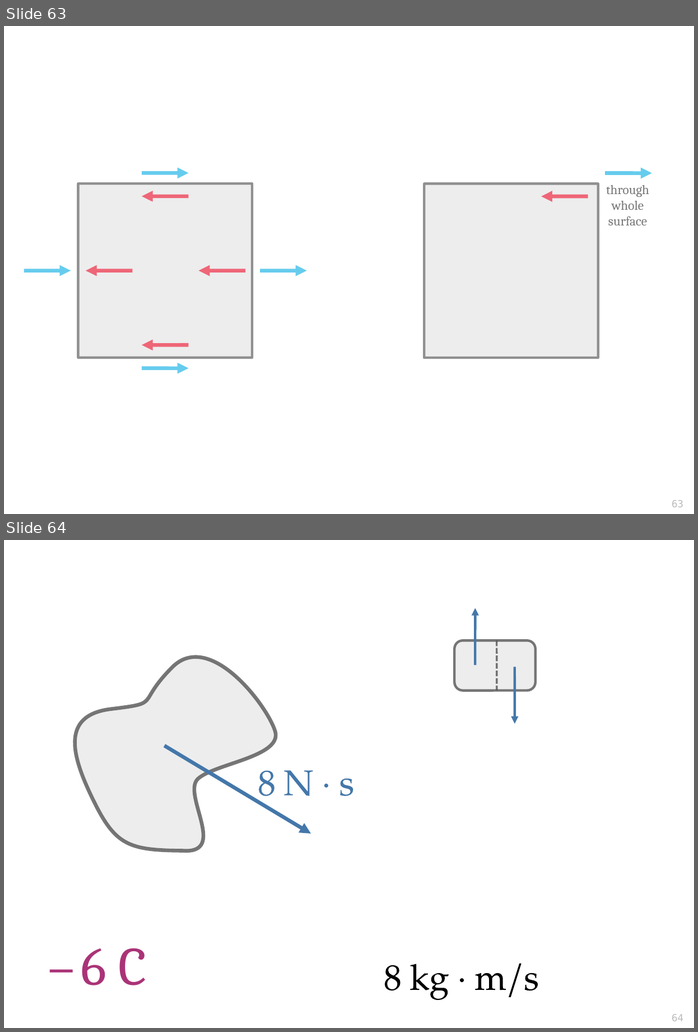
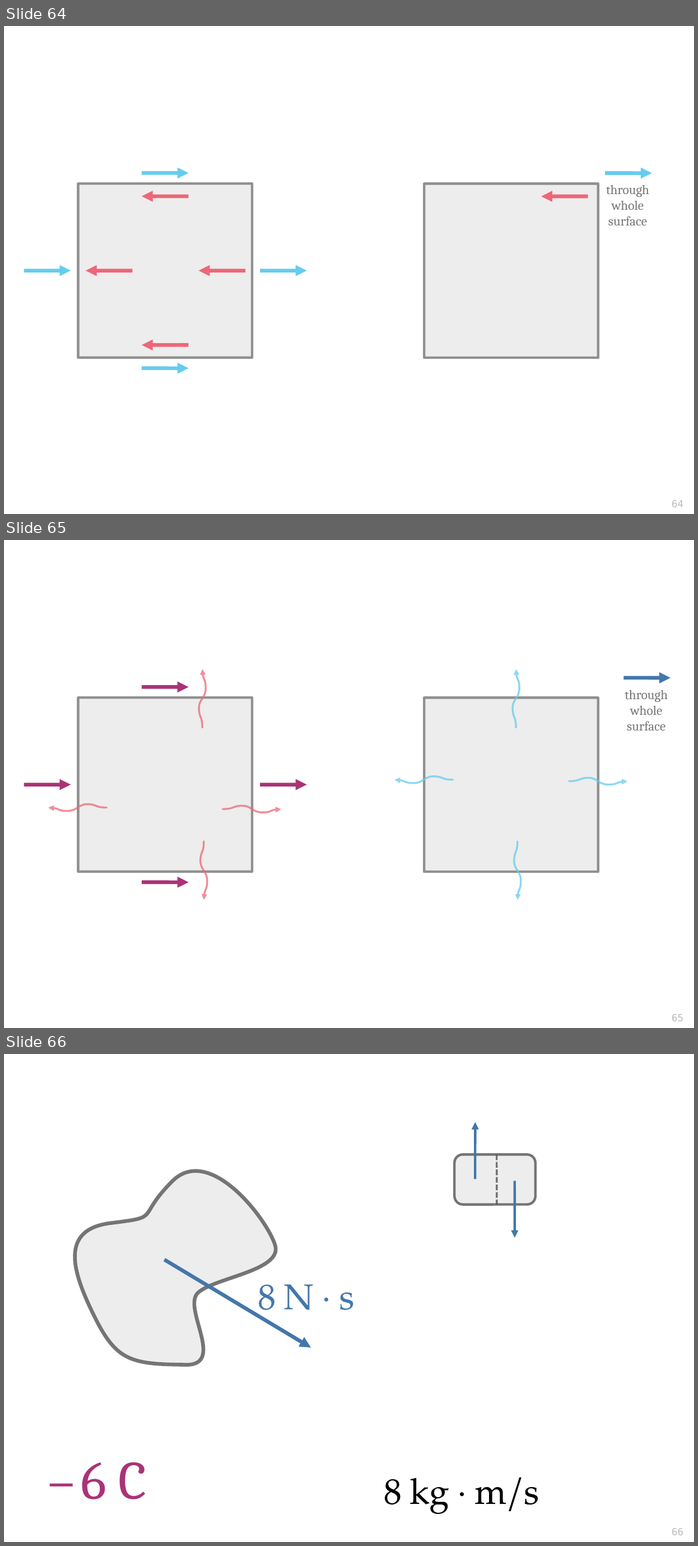
Before and after one commit to pglpm/7wonders, a slide deck: images/drawings.odp. Shown one above the other, each under a label of ours: slides 63 and 64 before the commit, slides 64, 65 and 66 after it. The pictures are 698x1032 and 698x1546 pixels, drawn with LibreOffice and Linux fonts; fonts in the diff are those of the drawing. Boxes give left, top, right and bottom in pixels: in the first picture for what was removed or moved away, otherwise in the second. Text is boxed around its words. In the diff, an @@ line names an element or a change of style, - is before the commit and + after.

```diff
--- a/images/drawings.odp
+++ b/images/drawings.odp
@@ slide 65 added at <box>4,540,694,1028</box>, background #FFFFFF; not listed: 1 template element that a slide beside it also shows @@
@@ freeform shape added at <box>199,669,205,728</box>, outline #EE6677 2.3 pt @@
@@ freeform shape added at <box>512,669,519,728</box>, outline #66CCEE 2.3 pt @@
@@ arrow added from (142, 687) to (189, 687), #AA3377 4.51 pt @@
@@ arrow added from (624, 678) to (670, 678), #4477AA 4.51 pt @@
@@ text added at <box>624,690,668,730</box>, 16 pt, text #777777 @@
+through
+whole
+surface
@@ rectangle added at <box>78,697,253,872</box>, fill #BBBBBB at 25% opacity, outline #777777 3 pt @@
@@ rectangle added at <box>424,697,598,872</box>, fill #BBBBBB at 25% opacity, outline #777777 3 pt @@
@@ arrow added from (24, 784) to (71, 784), #AA3377 4.51 pt @@
@@ arrow added from (260, 784) to (307, 784), #AA3377 4.51 pt @@
@@ freeform shape added at <box>395,776,453,782</box>, outline #66CCEE 2.3 pt @@
@@ freeform shape added at <box>569,778,627,784</box>, outline #66CCEE 2.3 pt @@
@@ freeform shape added at <box>48,804,106,811</box>, outline #EE6677 2.3 pt @@
@@ freeform shape added at <box>223,805,281,812</box>, outline #EE6677 2.3 pt @@
@@ freeform shape added at <box>201,842,207,900</box>, outline #EE6677 2.3 pt @@
@@ freeform shape added at <box>514,842,520,900</box>, outline #66CCEE 2.3 pt @@
@@ arrow added from (142, 882) to (189, 882), #AA3377 4.51 pt @@
@@ what was slide 63 is now slide 64 @@
@@ page number at <box>672,500,683,507</box>: text changed @@
-63
+64
@@ what was slide 64 is now slide 66 @@
@@ page number at <box>672,1528,683,1535</box>: text changed @@
-64
+66
```
Also in this commit, not shown: 3 slides changed, 2 other slides added, 16 other files.
